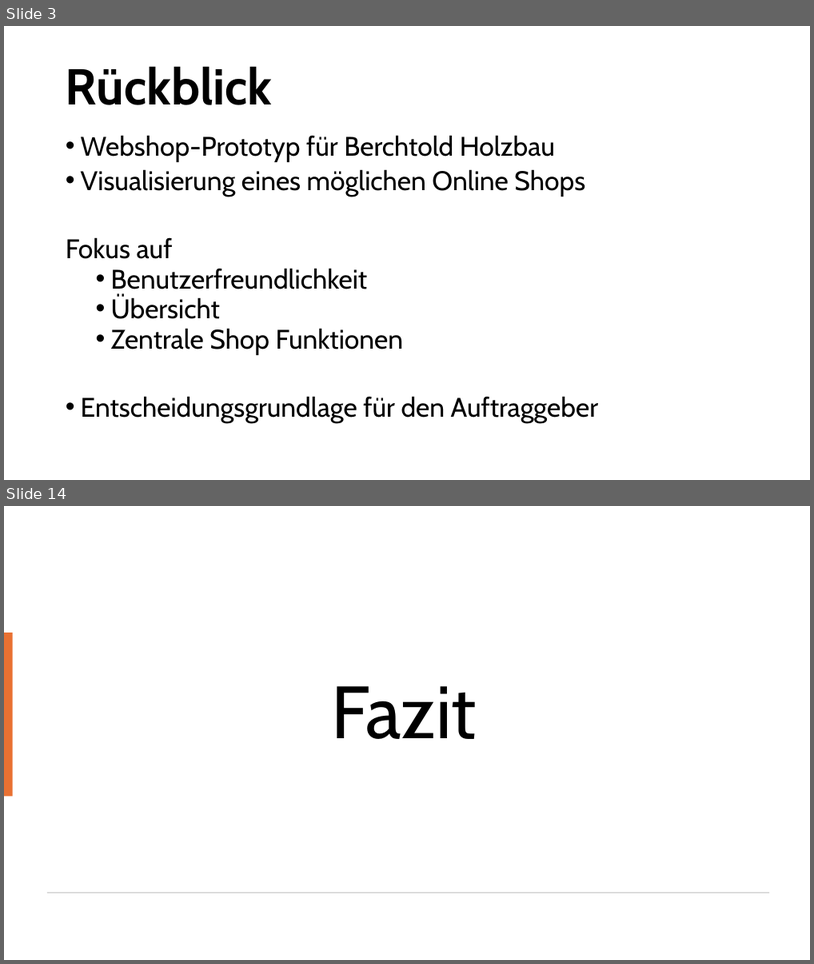
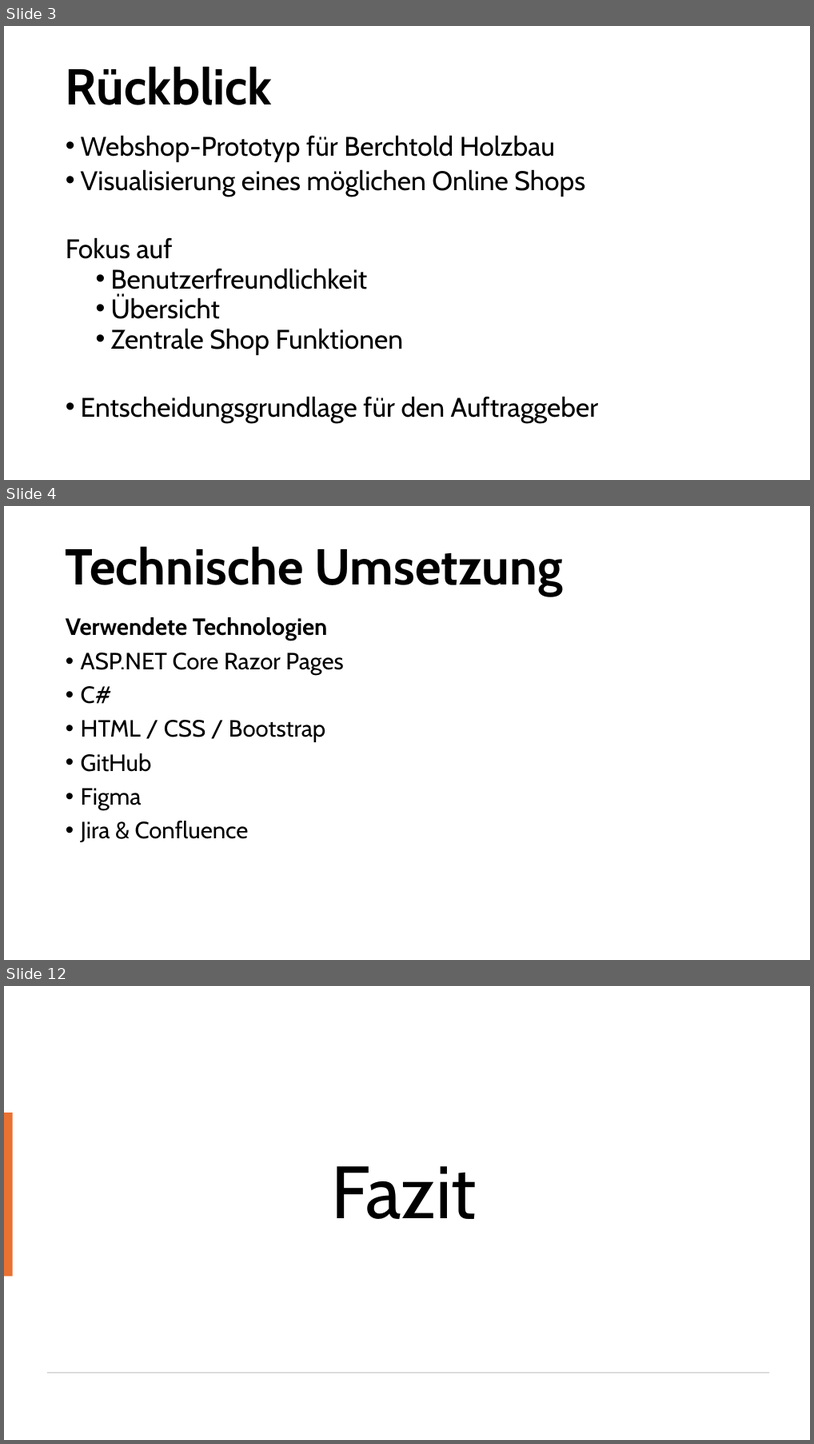
Before and after one commit to HalbmayrJulian/JHLB-BerchtoldHolzbauplanWebshop, a slide deck: Webshop_Berchtold/Endpräsentation_Webshop.pptx. Shown one above the other, each under a label of ours: slides 3 and 14 before the commit, slides 3, 4 and 12 after it; the slides between them are not shown. The pictures are 814x964 and 814x1444 pixels, drawn with LibreOffice and Linux fonts; fonts in the diff are those of the drawing. Boxes give left, top, right and bottom in pixels: in the first picture for what was removed or moved away, otherwise in the second. Text is boxed around its words. In the diff, an @@ line names an element or a change of style, - is before the commit and + after.

```diff
--- a/Webshop_Berchtold/Endpräsentation_Webshop.pptx
+++ b/Webshop_Berchtold/Endpräsentation_Webshop.pptx
@@ slide 4 added at (4,506,810,960), background #FFFFFF @@
@@ title added at (66,546,563,596), 60 pt, text #000000, bold @@
+Technische Umsetzung
@@ text added at (66,617,343,842), 28 pt, text #000000 @@
+Verwendete Technologien
+• ASP.NET Core Razor Pages
+• C#
+• HTML / CSS / Bootstrap
+• GitHub
+• Figma
+• Jira & Confluence
@@ what was slide 14 is now slide 12 @@
```
Also in this commit, not shown: 2 slides changed, 5 other slides added, 8 slides removed.
